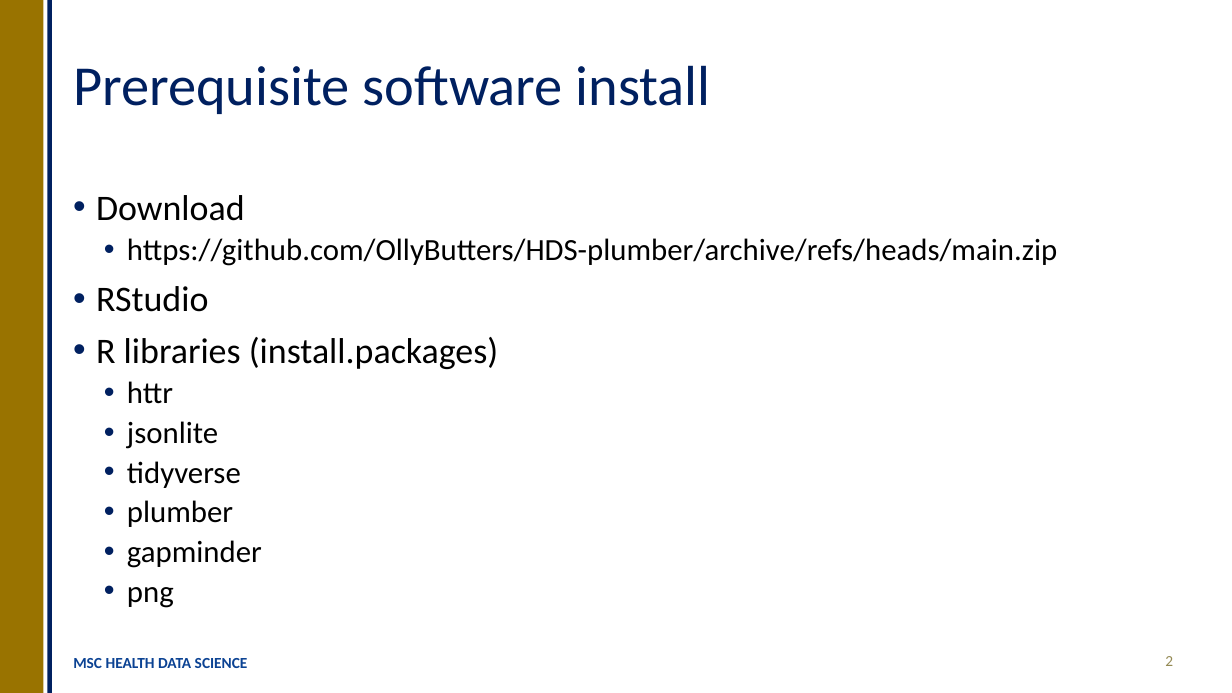
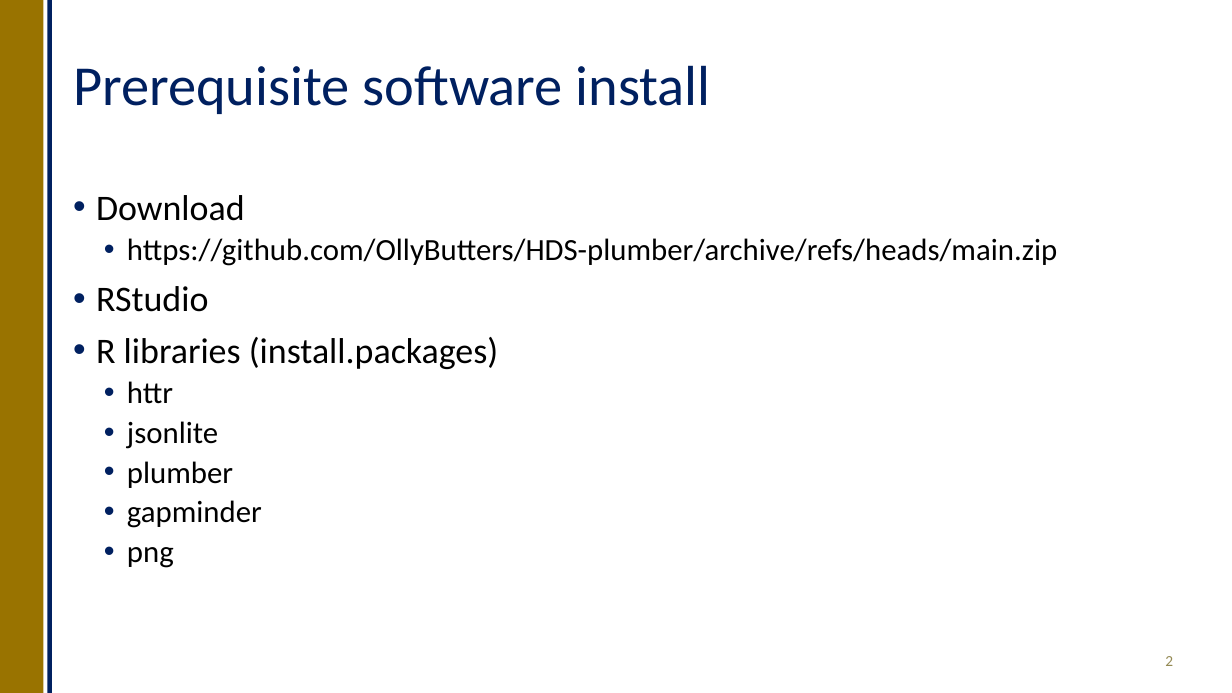
Before and after one commit to OllyButters/HDS-plumber, a slide deck: slide 2 of api_plumber_slides.pptx. Drawn at 1232x693 pixels with LibreOffice and Linux fonts; fonts in the diff are those of the drawing. Boxes give left, top, right and bottom in pixels: in the first picture for what was removed or moved away, otherwise in the second. Text is boxed around its words. In the diff, an @@ line names an element or a change of style, - is before the commit and + after.

```diff
--- a/api_plumber_slides.pptx
+++ b/api_plumber_slides.pptx
@@ text at (127, 461, 241, 488): paragraph removed @@
-  • tidyverse
@@ text removed at (73, 658, 248, 668) @@
-MSC HEALTH DATA SCIENCE
```
Also in this commit, not shown: 23 other slides changed, 2 slides added, 2 slides removed, 1 other file.
